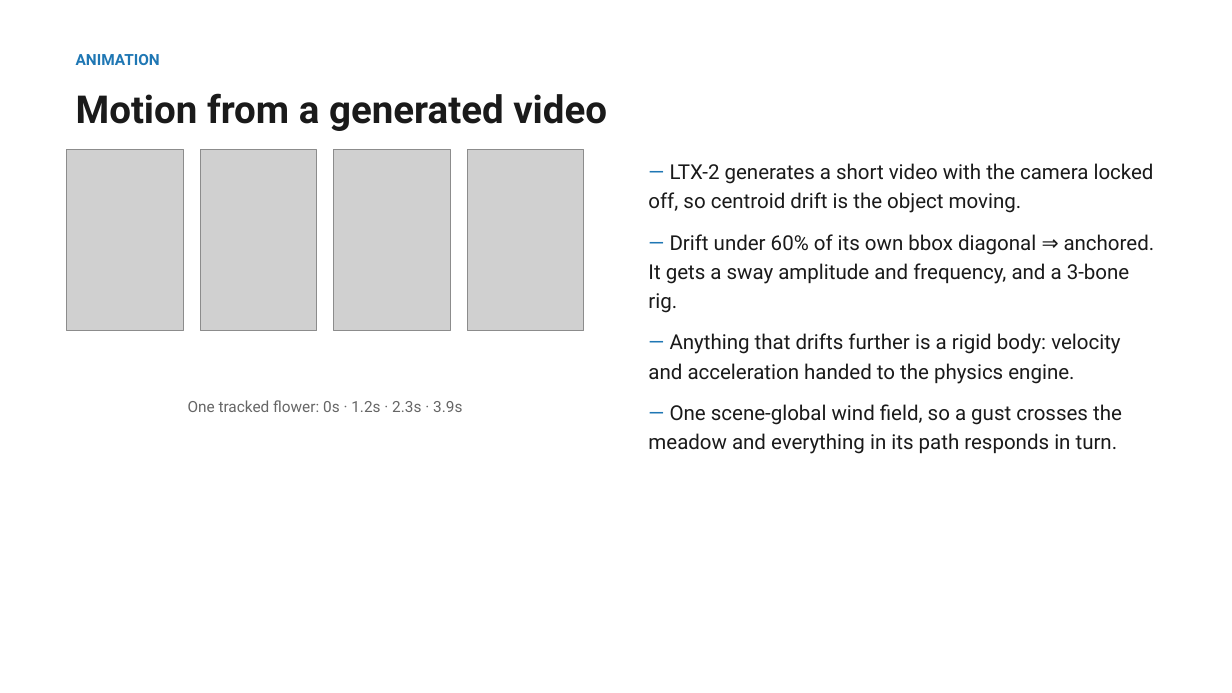
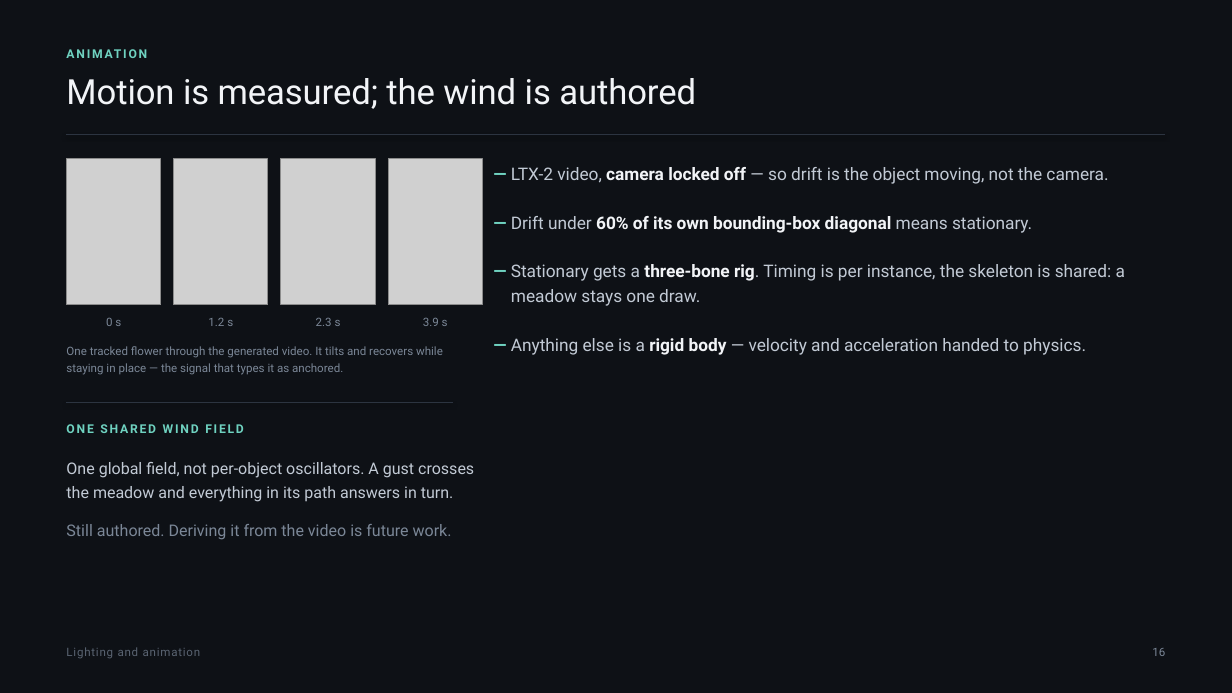
Before and after one commit to Yuropa/Into-Frame, a slide deck: slide 16 of report/Into-Frame-slides.pptx. Drawn at 1232x693 pixels with LibreOffice and Linux fonts; fonts in the diff are those of the drawing; grey boxes stand for pictures. Boxes give left, top, right and bottom in pixels: in the first picture for what was removed or moved away, otherwise in the second. Text is boxed around its words. In the diff, an @@ line names an element or a change of style, - is before the commit and + after.

Commit message:
Slides

```diff
--- a/report/Into-Frame-slides.pptx
+++ b/report/Into-Frame-slides.pptx
@@ rectangle added at (0, 0, 1232, 693), fill #0E1116 @@
@@ text "ANIMATION" at (67, 46, 1165, 70): size 12 to 9.5 pt, text colour #1F77B4 to #6FD2C0, letter spacing 0 to 1.4 pt; line spacing 1.15 to 1 @@
@@ text added at (66, 78, 696, 109), 27 pt, text #F2F4F7 @@
+Motion is measured; the wind is authored
@@ text removed at (76, 93, 607, 131) @@
-Motion from a generated video
@@ line added from (67, 135) to (1165, 135), #2C3440 0.75 pt @@
@@ picture: place and size @@
-picture at (67, 150, 183, 331)
+picture at (67, 159, 161, 305)
@@ picture: place and size @@
-picture at (201, 150, 317, 331)
+picture at (174, 159, 268, 305)
@@ picture: place and size @@
-picture at (334, 150, 450, 331)
+picture at (281, 159, 375, 305)
@@ picture: place and size @@
-picture at (467, 150, 583, 331)
+picture at (388, 159, 482, 305)
@@ text at (511, 167, 1125, 355): text changed; size 16 to 13.5 pt; text colour #1A1A1A to #C2CAD5 @@
-— LTX-2 generates a short video with the camera locked off, so centroid drift is the object moving.
-— Drift under 60% of its own bbox diagonal ⇒ anchored. It gets a sway amplitude and frequency, and a 3-bone rig.
-— Anything that drifts further is a rigid body: velocity and acceleration handed to the physics engine.
-— One scene-global wind field, so a gust crosses the meadow and everything in its path responds in turn.
+— LTX-2 video, camera locked off — so drift is the object moving, not the camera.
+— Drift under 60% of its own bounding-box diagonal means stationary.
+— Stationary gets a three-bone rig. Timing is per instance, the skeleton is shared: a meadow stays one draw.
+— Anything else is a rigid body — velocity and acceleration handed to physics.
@@ text added at (106, 318, 121, 326), 9 pt, text #7B8797 @@
+0 s
@@ text added at (208, 318, 233, 326), 9 pt, text #7B8797 @@
+1.2 s
@@ text added at (316, 318, 341, 326), 9 pt, text #7B8797 @@
+2.3 s
@@ text added at (423, 318, 448, 326), 9 pt, text #7B8797 @@
+3.9 s
@@ text added at (66, 346, 443, 375), 9 pt, text #7B8797 @@
+One tracked flower through the generated video. It tilts and recovers while staying in place — the signal that types it as anchored.
@@ line added from (67, 403) to (453, 403), #2C3440 0.75 pt @@
@@ text removed at (188, 400, 462, 412) @@
-One tracked flower: 0s · 1.2s · 2.3s · 3.9s
@@ text added at (66, 424, 244, 433), 9.5 pt, text #6FD2C0, bold @@
+ONE SHARED WIND FIELD
@@ text added at (66, 462, 474, 540), 12.5 pt, text #C2CAD5 @@
+One global field, not per-object oscillators. A gust crosses the meadow and everything in its path answers in turn.
+Still authored. Deriving it from the video is future work.
@@ text added at (66, 647, 201, 658), 9 pt, text #5A6472 @@
+Lighting and animation
@@ text added at (1152, 648, 1165, 656), 9 pt, text #7B8797 @@
+16
```
Also in this commit, not shown: 2 other slides changed, 18 slides added, 17 slides removed, 4 other files.
